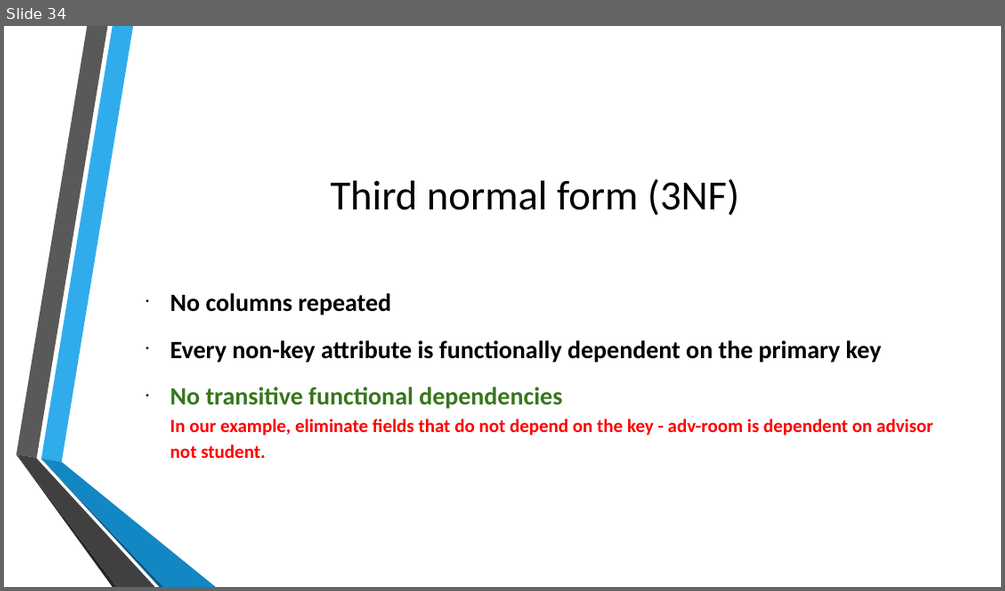
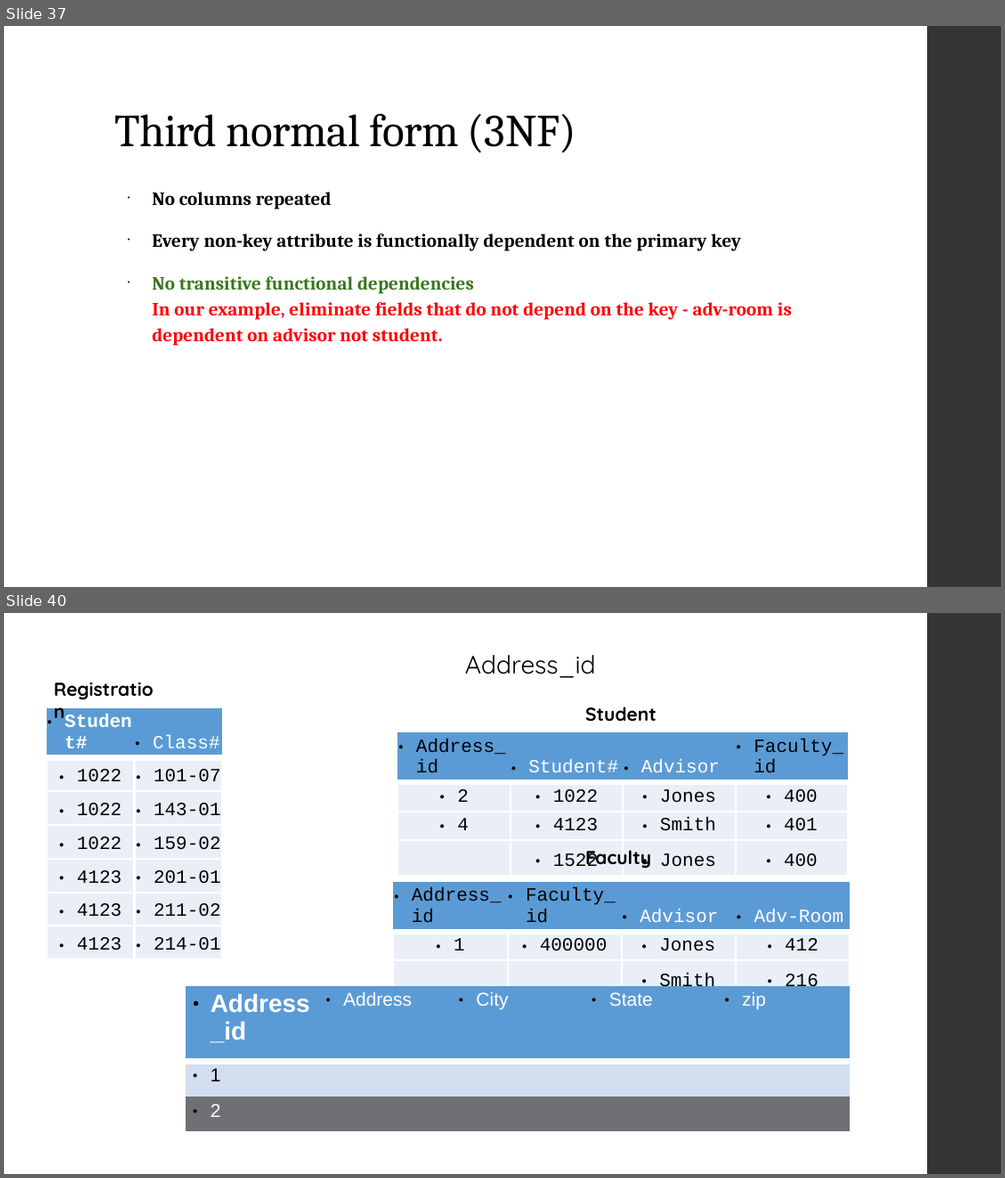
Before and after one commit to MGIS-UMN/GIS5577_week3, a slide deck: Database_Management.odp. Shown one above the other, each under a label of ours: slide 34 before the commit, slides 37 and 40 after it; the slides between them are not shown. The pictures are 1005x591 and 1005x1178 pixels, drawn with LibreOffice and Linux fonts; fonts in the diff are those of the drawing; background and template pictures are left out. Boxes give left, top, right and bottom in pixels: in the first picture for what was removed or moved away, otherwise in the second. Text is boxed around its words. In the diff, an @@ line names an element or a change of style, - is before the commit and + after.

```diff
--- a/Database_Management.odp
+++ b/Database_Management.odp
@@ slide 40 added at (4,613,1001,1174), background #FFFFFF; not listed: 1 template element that a slide beside it also shows @@
@@ text added at (465,655,596,678), 24.3 pt, text #000000 @@
+Address_id
@@ text added at (47,670,171,707), 18 pt, text #000000, bold @@
+Registration
@@ table added at (47,708,223,954), 7 rows, 2 columns @@
+Student# | Class#
+1022 | 101-07
+1022 | 143-01
+1022 | 159-02
+4123 | 201-01
+4123 | 211-02
+4123 | 214-01
@@ text added at (585,706,656,722), 18 pt, text #000000, bold @@
+Student
@@ table added at (398,732,850,870), 4 rows, 4 columns @@
+Address_id | Student# | Advisor | Faculty_id
+2 | 1022 | Jones | 400
+4 | 4123 | Smith | 401
+ | 1522 | Jones | 400
@@ text added at (585,850,651,868), 18 pt, text #000000, bold @@
+Faculty
@@ table added at (394,882,851,989), 3 rows, 4 columns @@
+Address_id | Faculty_id | Advisor | Adv-Room
+1 | 400000 | Jones | 412
+ |  | Smith | 216
@@ table added at (185,985,850,1120), 3 rows, 5 columns @@
+Address_id | Address | City | State | zip
+1 |  |  |  | 
+2 |  |  |  | 
@@ text added at (477,1094,785,1096), 14.4 pt, text #000000 @@
+See http://support.microsoft.com/kb/283878
@@ what was slide 34 is now slide 37 @@
@@ slide 37 changed as well @@
@@ freeform shape added at (928,26,1001,587), fill #353537 @@
@@ title "Third normal form (3NF)": place and size @@
-title "Third normal form (3NF)" at (331,179,739,216)
+title "Third normal form (3NF)" at (114,113,576,153)
@@ title "Third normal form (3NF)" at (114,113,576,153): size 40 to 44 pt, font Calibri to Cambria, letter spacing 0 to -0.5 pt; alignment centre to left; line spacing 1 to 0.9 @@
@@ text "No columns repeated": place and size @@
-text "No columns repeated" at (170,293,933,458)
+text "No columns repeated" at (152,192,792,346)
@@ text "No columns repeated" at (152,192,792,346): size 24 to 18 pt in "No columns repeated", "Every non-key attribute is functionally dependent on ...", "No transitive functional dependencies"; font Calibri to Cambria, letter spacing 0 to 0.1 pt; more space between paragraphs; vertical alignment middle to top @@
@@ group removed at (16,26,216,587): 6 freeform shapes @@
```
Also in this commit, not shown: 40 other slides changed, 4 other slides added, 3 other files.
